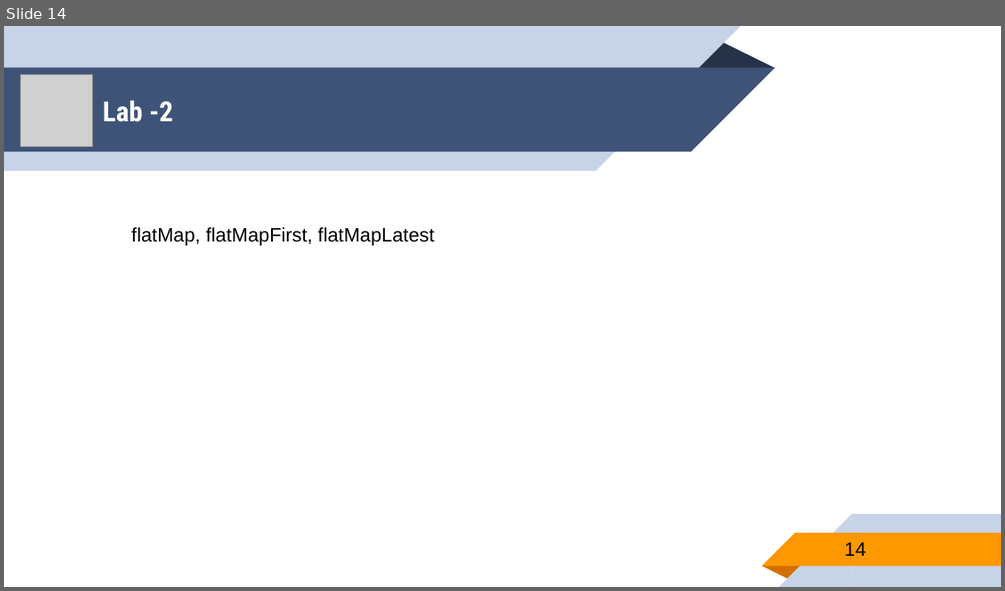
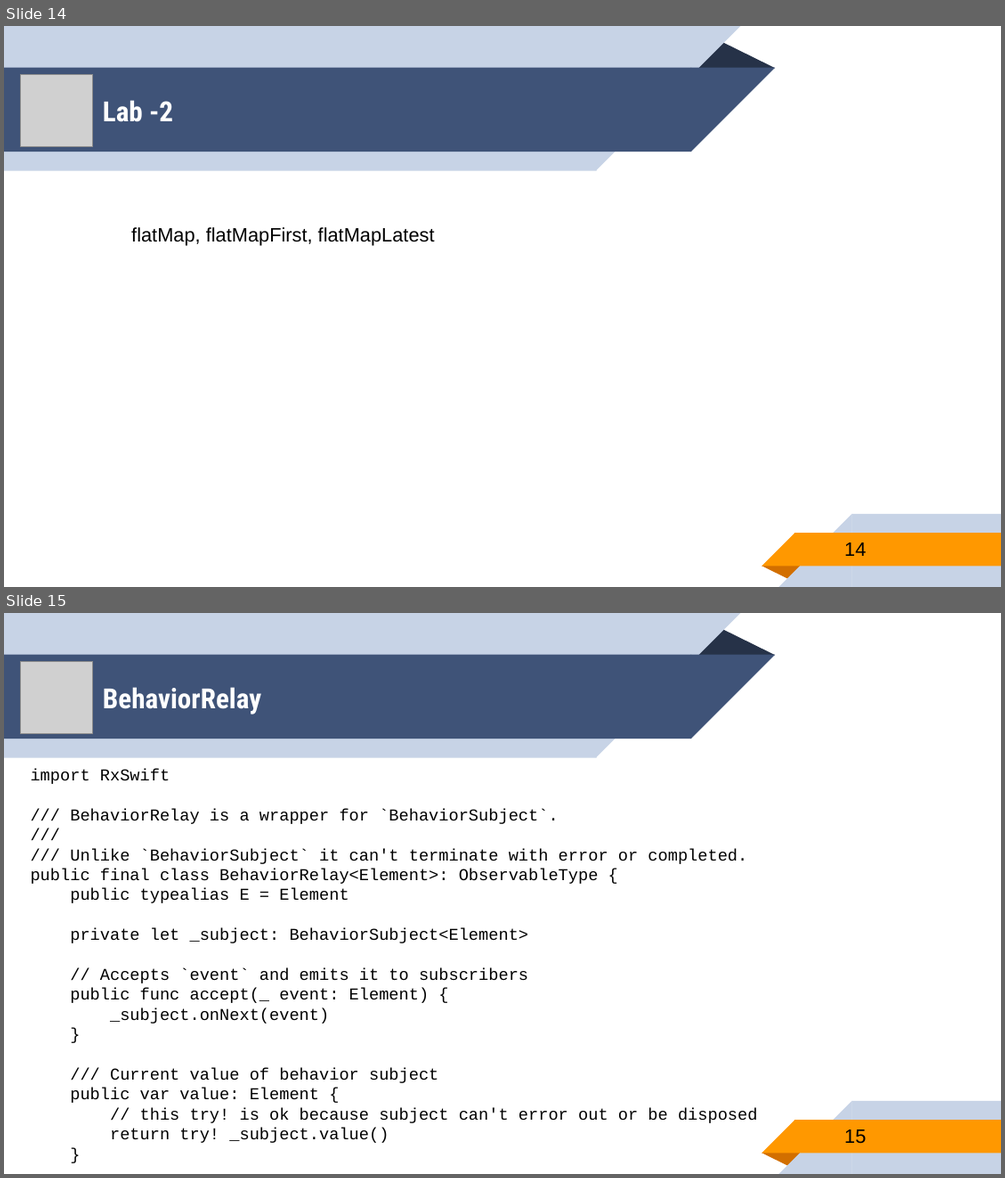
Before and after one commit to younghwankim/RxSwiftClass, a slide deck: RxSwiftBasics/day2/RxSwiftBasics2.pptx. Shown one above the other, each under a label of ours: slide 14 before the commit, slides 14 and 15 after it. The pictures are 1005x591 and 1005x1178 pixels, drawn with LibreOffice and Linux fonts; fonts in the diff are those of the drawing; grey boxes stand for pictures. Boxes give left, top, right and bottom in pixels: in the first picture for what was removed or moved away, otherwise in the second. Text is boxed around its words. In the diff, an @@ line names an element or a change of style, - is before the commit and + after.

Commit message:
Add BehaviorRelay

```diff
--- a/RxSwiftBasics/day2/RxSwiftBasics2.pptx
+++ b/RxSwiftBasics/day2/RxSwiftBasics2.pptx
@@ slide 15 added at bbox=[4, 613, 1001, 1174], background #FFFFFF; not listed: 10 template elements that a slide beside it also shows @@
@@ picture added at bbox=[21, 661, 94, 734] @@
@@ title added at bbox=[103, 687, 261, 714], 20 pt, text #FFFFFF, bold @@
+BehaviorRelay
@@ text added at bbox=[31, 769, 758, 1143], 12 pt, text #000000 @@
+import RxSwift
+/// BehaviorRelay is a wrapper for `BehaviorSubject`.
+///
+/// Unlike `BehaviorSubject` it can't terminate with error or completed.
+public final class BehaviorRelay<Element>: ObservableType {
+public typealias E = Element
+private let _subject: BehaviorSubject<Element>
+// Accepts `event` and emits it to subscribers
+public func accept(_ event: Element) {
+_subject.onNext(event)
+}
+/// Current value of behavior subject
+public var value: Element {
+// this try! is ok because subject can't error out or be disposed
+return try! _subject.value()
+}
@@ page number added at bbox=[844, 1129, 866, 1143], 14 pt, text #000000 @@
+15
```
Also in this commit, not shown: 1 other slide added, 1 other file.
